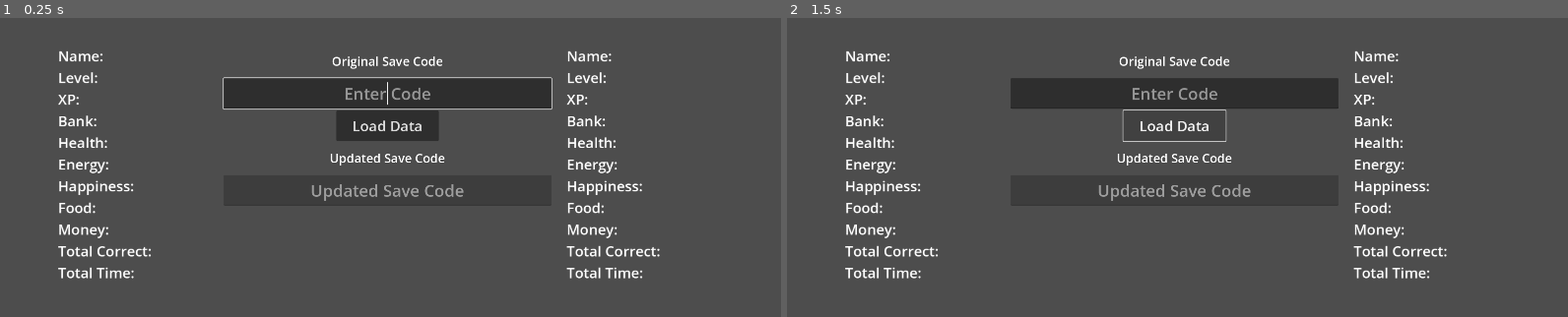
Above: before the commit, frames 1-2 (left to right).
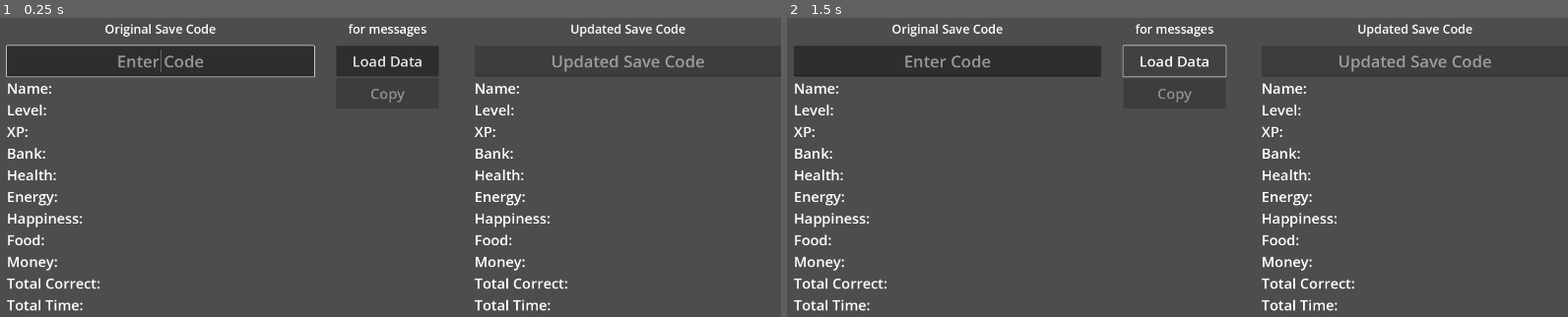
Above: after the commit, the same moments.

Repository: jweimerjr46/update-stats
Game: Godot game, scene res://main_menu.tscn
Two runs of this game, one before a commit and one after it. Both use one fixed random seed, a clock stepped at 60 frames per second and the inputs below.
Inputs:
- Up to frame 1 (0.25 s): no input
- Up to frame 2 (1.5 s): tap Enter (load_data) at 0.5 s; click "Load Data" at 1.25 s

The runs differ from the first frame. In frame 1, 16% of the frame differs, in the area x 0-100%, y 1-99%; in frame 2, 14%.

Commit message:
rearranging the UI, moved save code inputs

Diff:
--- a/MainMenu.gd
+++ b/MainMenu.gd
@@ -1,6 +1,6 @@
 extends Control
 
-@onready var game_code = $HBoxContainer/VBoxContainer/GameCodeOriginal
+@onready var game_code = $HBoxContainer/MarginContainer/VBoxContainerBefore/GameCodeOriginal
 @onready var message_label = $HBoxContainer/VBoxContainer/OriginalMessageLabel
 @onready var load_button = $HBoxContainer/VBoxContainer/LoadDataButton
 @onready var name_label = $HBoxContainer/MarginContainer/VBoxContainerBefore/NameLabelBefore
@@ -187,3 +187,7 @@
 	var minutes = floor(int(time/60) % 60)
 	var seconds = int(time) % 60
 	time_label.text = "Time: %02d:%02d:%02d" % [hours, minutes, seconds]
+
+
+func _on_copy_new_code_button_pressed():
+	pass # Replace with function body.
--- a/main_menu.tscn
+++ b/main_menu.tscn
@@ -33,91 +33,8 @@
 [node name="VBoxContainerBefore" type="VBoxContainer" parent="HBoxContainer/MarginContainer"]
 layout_mode = 2
 
-[node name="NameLabelBefore" type="Label" parent="HBoxContainer/MarginContainer/VBoxContainerBefore"]
-custom_minimum_size = Vector2(400, 40)
-layout_mode = 2
-theme_override_font_sizes/font_size = 35
-text = "Name: "
-vertical_alignment = 1
-
-[node name="LevelLabelBefore" type="Label" parent="HBoxContainer/MarginContainer/VBoxContainerBefore"]
-custom_minimum_size = Vector2(400, 40)
-layout_mode = 2
-theme_override_font_sizes/font_size = 35
-text = "Level:
-"
-vertical_alignment = 1
-
-[node name="XPLabelBefore" type="Label" parent="HBoxContainer/MarginContainer/VBoxContainerBefore"]
-custom_minimum_size = Vector2(400, 40)
-layout_mode = 2
-theme_override_font_sizes/font_size = 35
-text = "XP:
-"
-vertical_alignment = 1
-
-[node name="BankLabelBefore" type="Label" parent="HBoxContainer/MarginContainer/VBoxContainerBefore"]
-custom_minimum_size = Vector2(400, 40)
-layout_mode = 2
-theme_override_font_sizes/font_size = 35
-text = "Bank: "
-vertical_alignment = 1
-
-[node name="HealthLabelBefore" type="Label" parent="HBoxContainer/MarginContainer/VBoxContainerBefore"]
-custom_minimum_size = Vector2(400, 40)
-layout_mode = 2
-theme_override_font_sizes/font_size = 35
-text = "Health: "
-vertical_alignment = 1
-
-[node name="EnergyLabelBefore" type="Label" parent="HBoxContainer/MarginContainer/VBoxContainerBefore"]
-custom_minimum_size = Vector2(400, 40)
-layout_mode = 2
-theme_override_font_sizes/font_size = 35
-text = "Energy: "
-vertical_alignment = 1
-
-[node name="HappinessLabelBefore" type="Label" parent="HBoxContainer/MarginContainer/VBoxContainerBefore"]
-custom_minimum_size = Vector2(400, 40)
-layout_mode = 2
-theme_override_font_sizes/font_size = 35
-text = "Happiness: "
-vertical_alignment = 1
-
-[node name="FoodLabelBefore" type="Label" parent="HBoxContainer/MarginContainer/VBoxContainerBefore"]
-custom_minimum_size = Vector2(400, 40)
-layout_mode = 2
-theme_override_font_sizes/font_size = 35
-text = "Food: "
-vertical_alignment = 1
-
-[node name="MoneyLabelBefore" type="Label" parent="HBoxContainer/MarginContainer/VBoxContainerBefore"]
-custom_minimum_size = Vector2(400, 40)
-layout_mode = 2
-theme_override_font_sizes/font_size = 35
-text = "Money: "
-vertical_alignment = 1
-
-[node name="CorrectLabelBefore" type="Label" parent="HBoxContainer/MarginContainer/VBoxContainerBefore"]
-custom_minimum_size = Vector2(400, 40)
-layout_mode = 2
-theme_override_font_sizes/font_size = 35
-text = "Total Correct: "
-vertical_alignment = 1
-
-[node name="TimeLabelBefore" type="Label" parent="HBoxContainer/MarginContainer/VBoxContainerBefore"]
-custom_minimum_size = Vector2(400, 40)
-layout_mode = 2
-theme_override_font_sizes/font_size = 35
-text = "Total Time: "
-vertical_alignment = 1
-
-[node name="VBoxContainer" type="VBoxContainer" parent="HBoxContainer"]
-custom_minimum_size = Vector2(0, 400)
-layout_mode = 2
-
-[node name="OriginalMessageLabel" type="Label" parent="HBoxContainer/VBoxContainer"]
-custom_minimum_size = Vector2(400, 75)
+[node name="OldLabel" type="Label" parent="HBoxContainer/MarginContainer/VBoxContainerBefore"]
+custom_minimum_size = Vector2(350, 75)
 layout_mode = 2
 size_flags_horizontal = 4
 theme_override_font_sizes/font_size = 30
@@ -127,8 +44,8 @@
 vertical_alignment = 1
 autowrap_mode = 2
 
-[node name="GameCodeOriginal" type="LineEdit" parent="HBoxContainer/VBoxContainer"]
-custom_minimum_size = Vector2(800, 75)
+[node name="GameCodeOriginal" type="LineEdit" parent="HBoxContainer/MarginContainer/VBoxContainerBefore"]
+custom_minimum_size = Vector2(750, 75)
 layout_mode = 2
 size_flags_horizontal = 4
 theme_override_font_sizes/font_size = 40
@@ -138,6 +55,100 @@
 clear_button_enabled = true
 caret_blink = true
 
+[node name="NameLabelBefore" type="Label" parent="HBoxContainer/MarginContainer/VBoxContainerBefore"]
+custom_minimum_size = Vector2(400, 40)
+layout_mode = 2
+theme_override_font_sizes/font_size = 35
+text = "Name: "
+vertical_alignment = 1
+
+[node name="LevelLabelBefore" type="Label" parent="HBoxContainer/MarginContainer/VBoxContainerBefore"]
+custom_minimum_size = Vector2(400, 40)
+layout_mode = 2
+theme_override_font_sizes/font_size = 35
+text = "Level:
+"
+vertical_alignment = 1
+
+[node name="XPLabelBefore" type="Label" parent="HBoxContainer/MarginContainer/VBoxContainerBefore"]
+custom_minimum_size = Vector2(400, 40)
+layout_mode = 2
+theme_override_font_sizes/font_size = 35
+text = "XP:
+"
+vertical_alignment = 1
+
+[node name="BankLabelBefore" type="Label" parent="HBoxContainer/MarginContainer/VBoxContainerBefore"]
+custom_minimum_size = Vector2(400, 40)
+layout_mode = 2
+theme_override_font_sizes/font_size = 35
+text = "Bank: "
+vertical_alignment = 1
+
+[node name="HealthLabelBefore" type="Label" parent="HBoxContainer/MarginContainer/VBoxContainerBefore"]
+custom_minimum_size = Vector2(400, 40)
+layout_mode = 2
+theme_override_font_sizes/font_size = 35
+text = "Health: "
+vertical_alignment = 1
+
+[node name="EnergyLabelBefore" type="Label" parent="HBoxContainer/MarginContainer/VBoxContainerBefore"]
+custom_minimum_size = Vector2(400, 40)
+layout_mode = 2
+theme_override_font_sizes/font_size = 35
+text = "Energy: "
+vertical_alignment = 1
+
+[node name="HappinessLabelBefore" type="Label" parent="HBoxContainer/MarginContainer/VBoxContainerBefore"]
+custom_minimum_size = Vector2(400, 40)
+layout_mode = 2
+theme_override_font_sizes/font_size = 35
+text = "Happiness: "
+vertical_alignment = 1
+
+[node name="FoodLabelBefore" type="Label" parent="HBoxContainer/MarginContainer/VBoxContainerBefore"]
+custom_minimum_size = Vector2(400, 40)
+layout_mode = 2
+theme_override_font_sizes/font_size = 35
+text = "Food: "
+vertical_alignment = 1
+
+[node name="MoneyLabelBefore" type="Label" parent="HBoxContainer/MarginContainer/VBoxContainerBefore"]
+custom_minimum_size = Vector2(400, 40)
+layout_mode = 2
+theme_override_font_sizes/font_size = 35
+text = "Money: "
+vertical_alignment = 1
+
+[node name="CorrectLabelBefore" type="Label" parent="HBoxContainer/MarginContainer/VBoxContainerBefore"]
+custom_minimum_size = Vector2(400, 40)
+layout_mode = 2
+theme_override_font_sizes/font_size = 35
+text = "Total Correct: "
+vertical_alignment = 1
+
+[node name="TimeLabelBefore" type="Label" parent="HBoxContainer/MarginContainer/VBoxContainerBefore"]
+custom_minimum_size = Vector2(400, 40)
+layout_mode = 2
+theme_override_font_sizes/font_size = 35
+text = "Total Time: "
+vertical_alignment = 1
+
+[node name="VBoxContainer" type="VBoxContainer" parent="HBoxContainer"]
+custom_minimum_size = Vector2(0, 400)
+layout_mode = 2
+
+[node name="MessageLabel" type="Label" parent="HBoxContainer/VBoxContainer"]
+custom_minimum_size = Vector2(350, 75)
+layout_mode = 2
+size_flags_horizontal = 4
+theme_override_font_sizes/font_size = 30
+text = "for messages
+"
+horizontal_alignment = 1
+vertical_alignment = 1
+autowrap_mode = 2
+
 [node name="LoadDataButton" type="Button" parent="HBoxContainer/VBoxContainer"]
 custom_minimum_size = Vector2(250, 75)
 layout_mode = 2
@@ -145,8 +156,25 @@
 theme_override_font_sizes/font_size = 35
 text = "Load Data"
 
-[node name="UpdatedMessageLabel" type="Label" parent="HBoxContainer/VBoxContainer"]
-custom_minimum_size = Vector2(400, 75)
+[node name="CopyNewCodeButton" type="Button" parent="HBoxContainer/VBoxContainer"]
+custom_minimum_size = Vector2(250, 75)
+layout_mode = 2
+size_flags_horizontal = 4
+theme_override_font_sizes/font_size = 35
+disabled = true
+text = "Copy
+"
+
+[node name="MarginContainer2" type="MarginContainer" parent="HBoxContainer"]
+layout_mode = 2
+theme_override_constants/margin_left = 33
+theme_override_constants/margin_top = 0
+
+[node name="VBoxContainerAfter" type="VBoxContainer" parent="HBoxContainer/MarginContainer2"]
+layout_mode = 2
+
+[node name="NewLabel" type="Label" parent="HBoxContainer/MarginContainer2/VBoxContainerAfter"]
+custom_minimum_size = Vector2(350, 75)
 layout_mode = 2
 size_flags_horizontal = 4
 theme_override_font_sizes/font_size = 30
@@ -156,8 +184,8 @@
 vertical_alignment = 1
 autowrap_mode = 2
 
-[node name="GameCodeNew" type="LineEdit" parent="HBoxContainer/VBoxContainer"]
-custom_minimum_size = Vector2(800, 75)
+[node name="GameCodeNew" type="LineEdit" parent="HBoxContainer/MarginContainer2/VBoxContainerAfter"]
+custom_minimum_size = Vector2(750, 75)
 layout_mode = 2
 size_flags_horizontal = 4
 theme_override_font_sizes/font_size = 40
@@ -168,14 +196,6 @@
 clear_button_enabled = true
 caret_blink = true
 
-[node name="MarginContainer2" type="MarginContainer" parent="HBoxContainer"]
-layout_mode = 2
-theme_override_constants/margin_left = 33
-theme_override_constants/margin_top = 0
-
-[node name="VBoxContainerAfter" type="VBoxContainer" parent="HBoxContainer/MarginContainer2"]
-layout_mode = 2
-
 [node name="NameLabelAfter" type="Label" parent="HBoxContainer/MarginContainer2/VBoxContainerAfter"]
 custom_minimum_size = Vector2(400, 40)
 layout_mode = 2
@@ -256,3 +276,4 @@
 vertical_alignment = 1
 
 [connection signal="pressed" from="HBoxContainer/VBoxContainer/LoadDataButton" to="." method="_on_load_data_button_pressed"]
+[connection signal="pressed" from="HBoxContainer/VBoxContainer/CopyNewCodeButton" to="." method="_on_copy_new_code_button_pressed"]
